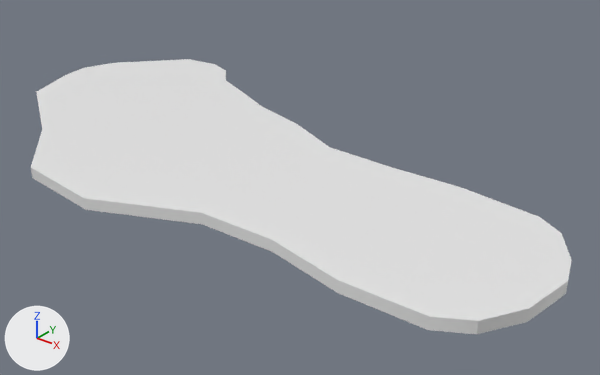
One commit to the FBX model Assets/Content/Models/Planet/Continents/Continent06.FBX: the scene before it, then after it.
Camera for both pictures: a 50 mm camera at (47.3, -46.9, 30.1) aimed at (5.9, 4.9, -2.0). Every picture has the same lights, and +X, +Y and +Z are marked at lower left. Where no turn or scale is listed for an object, it has been applied to the vertices.

Objects in the first picture: 'Continent06'.
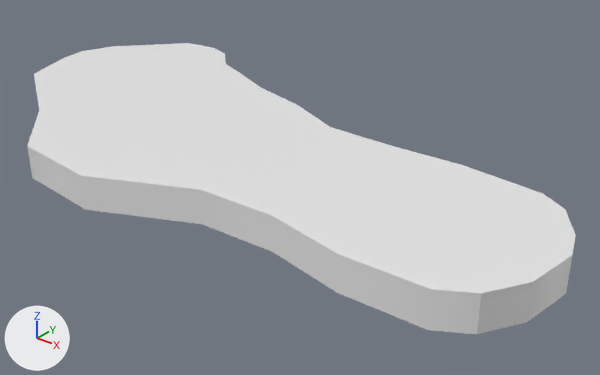
The newer file is also turned or shifted as a whole; pictures and numbers use the older file's frame.

Location of each change, (x1, y1, x2, y2) in pixels of the pictures (600 x 375 px):
'Continent06', reshaped
    before: (31, 59, 572, 334)
    after: (27, 43, 576, 334)

Edits to the bpy script that builds the scene:
```text
Change me_mesh:
    used by ob_continent06; location = (0.0, 0.0, 0.0)
    remove me_mesh.from_pydata(...)  # 110 vertices, 216 faces; spans x -28.9..32.1, y -12.0..19.3, z 0.0..1.0
    add me_mesh.from_pydata(...)  # 110 vertices, 108 faces; spans x -28.9..32.1, y -12.0..19.3, z 0.0..2.9
    me_mesh part 1
    5 vertices are removed from x -16.8..26.9, y -5.3..7.2, z 1.0
    216 faces are deleted
    50 vertices in x -28.9..32.1, y -12.0..19.3, z 1.0 move by (0.0, 0.0, 1.9)
    5 vertices are added at (-1.1, 0.2, 2.9), (26.9, 7.2, 2.9), (-16.8, -5.3, 2.9), (13.6, -3.9, 2.9), (20.4, 0.0, 2.9)
    108 new faces join them
```
